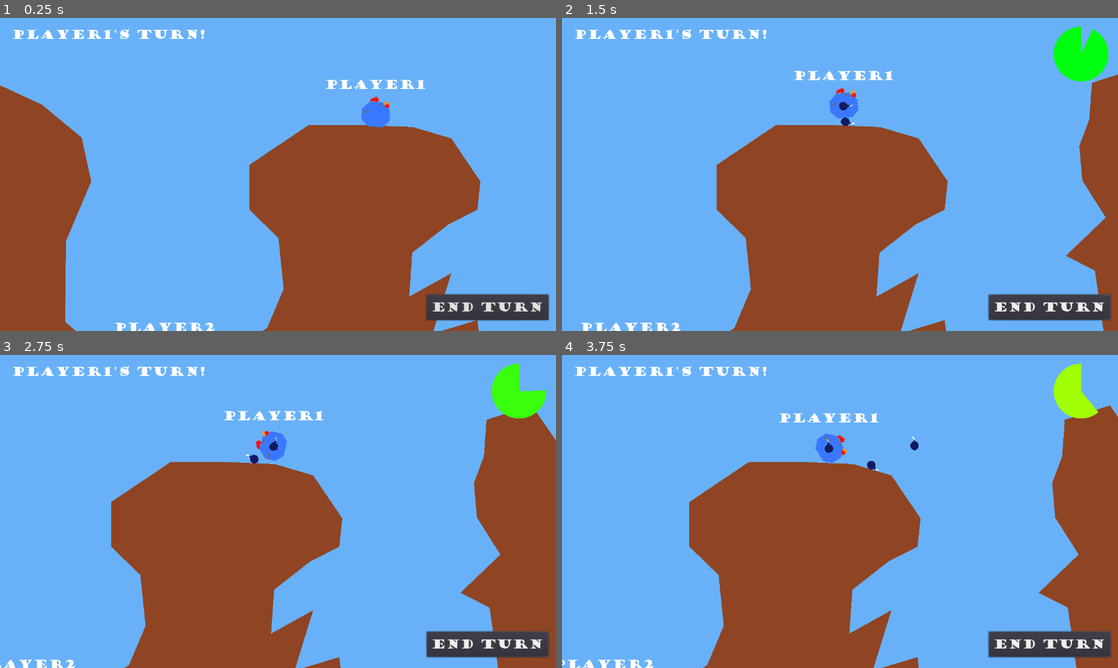
Above: before the commit, frames 1-4 (two rows, left to right).
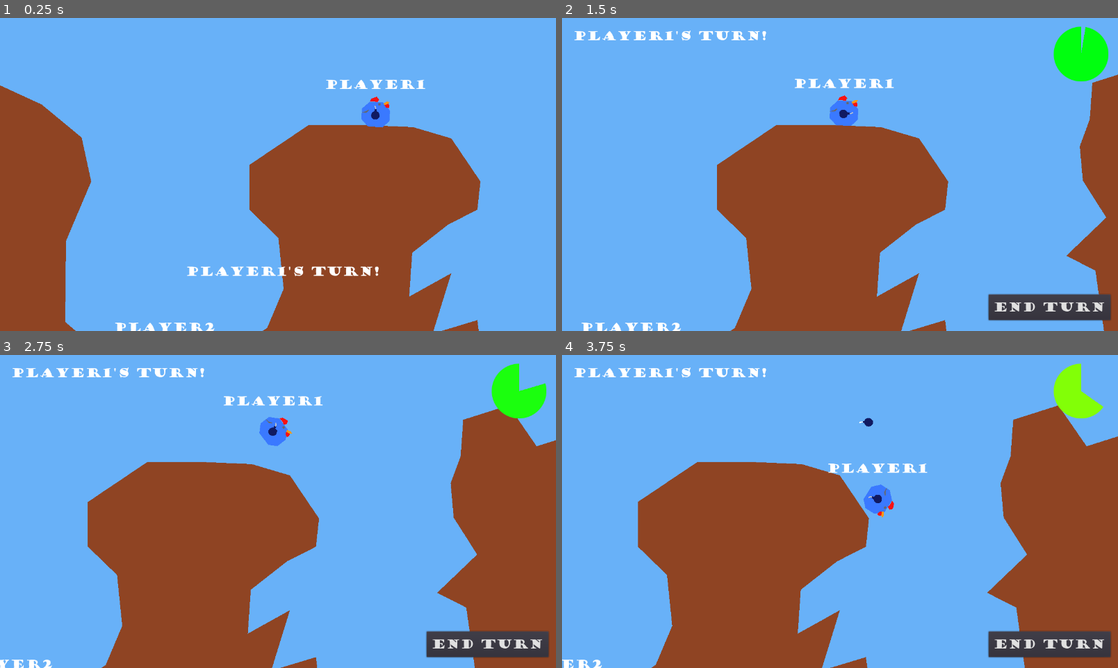
Above: after the commit, the same moments.

Repository: Athakaspen/NotWorms
Game: Godot game, scene res://MainScenes/Level.tscn
Two runs of this game, one before a commit and one after it. Both use one fixed random seed, a clock stepped at 60 frames per second and the inputs below.
Inputs (mouse positions are in pixels of both pictures, inside the frame that each line leads up to):
- Up to frame 1 (0.25 s): no input
- Up to frame 2 (1.5 s): click (1051, 305) at 0.5 s, where only the run before the commit has a clickable "End Turn"; click (845, 233) at 1.25 s, where only the run after the commit has a clickable "Ready!"
- Up to frame 3 (2.75 s): move the mouse to (400, 495) at 2.02 s; hold D (right) from 2.03 s (still down); tap Mouse wheel down (power_down) at 2.1 s; tap W (jump) at 2.27 s
- Up to frame 4 (3.75 s): move the mouse to (728, 527) at 2.77 s; release D (right) at 2.78 s; hold A (left) 2.78-3.53 s; tap Mouse wheel up (power_up) at 2.85 s; tap W (jump) at 3.02 s; move the mouse to (895, 442) at 3.52 s; press the mouse at (895, 442) at 3.53 s; hold D (right) from 3.53 s (still down)

The runs differ from the first frame. In frame 1, 3.0% of the frame differs, in the area x 2-99%, y 3-97%; in frame 2, 1.8%; in frame 3, 12%; in frame 4, 22%, in the area x 0-100%, y 2-100%.

Commit message:
Preturn done, feelin smooooth

Diff:
--- a/MainScenes/Level.tscn
+++ b/MainScenes/Level.tscn
@@ -46,7 +46,7 @@
 limit_left = 0
 limit_top = 0
 smoothing_enabled = true
-smoothing_speed = 2.0
+smoothing_speed = 3.0
 
 [node name="CanvasLayer" type="CanvasLayer" parent="."]
 
@@ -58,18 +58,48 @@
 "_edit_use_anchors_": false
 }
 
-[node name="Label" type="Label" parent="CanvasLayer/UIHolder"]
-margin_left = 27.0
-margin_top = 19.0
-margin_right = 462.0
-margin_bottom = 73.0
+[node name="Preturn" type="Control" parent="CanvasLayer/UIHolder"]
+margin_right = 40.0
+margin_bottom = 40.0
+
+[node name="TurnLabelCenter" type="Label" parent="CanvasLayer/UIHolder/Preturn"]
+margin_left = 428.0
+margin_top = 564.0
+margin_right = 875.0
+margin_bottom = 603.0
+custom_fonts/font = ExtResource( 5 )
+text = "Player1's Turn!"
+__meta__ = {
+"_edit_use_anchors_": false
+}
+
+[node name="ReadyButton" type="Button" parent="CanvasLayer/UIHolder/Preturn"]
+margin_left = 514.0
+margin_top = 448.0
+margin_right = 792.0
+margin_bottom = 541.0
+custom_fonts/font = ExtResource( 5 )
+text = "Ready!"
+
+[node name="Turn" type="Control" parent="CanvasLayer/UIHolder"]
+margin_right = 40.0
+margin_bottom = 40.0
+__meta__ = {
+"_edit_use_anchors_": false
+}
+
+[node name="TurnLabelCorner" type="Label" parent="CanvasLayer/UIHolder/Turn"]
+margin_left = 26.0
+margin_top = 22.0
+margin_right = 392.0
+margin_bottom = 67.0
 custom_fonts/font = ExtResource( 5 )
 text = "XXXX's Turn!"
 __meta__ = {
 "_edit_use_anchors_": false
 }
 
-[node name="TurnTimer" type="TextureProgress" parent="CanvasLayer/UIHolder"]
+[node name="TurnTimer" type="TextureProgress" parent="CanvasLayer/UIHolder/Turn"]
 margin_left = 1131.0
 margin_top = 19.0
 margin_right = 1259.0
@@ -85,7 +115,7 @@
 }
 TimeGradient = SubResource( 2 )
 
-[node name="EndTurnButton" type="Button" parent="CanvasLayer/UIHolder"]
+[node name="EndTurnButton" type="Button" parent="CanvasLayer/UIHolder/Turn"]
 margin_left = 982.0
 margin_top = 636.0
 margin_right = 1263.0
@@ -96,7 +126,8 @@
 "_edit_use_anchors_": false
 }
 
-[connection signal="pressed" from="CanvasLayer/UIHolder/EndTurnButton" to="CanvasLayer/UIHolder" method="_on_EndTurnButton_pressed"]
+[connection signal="pressed" from="CanvasLayer/UIHolder/Preturn/ReadyButton" to="CanvasLayer/UIHolder" method="_on_ReadyButton_pressed"]
+[connection signal="pressed" from="CanvasLayer/UIHolder/Turn/EndTurnButton" to="CanvasLayer/UIHolder" method="_on_EndTurnButton_pressed"]
 
 [editable path="TurnQueue/Player1"]
 [editable path="TurnQueue/Player1/PlayerBody"]
--- a/Scripts/Level.gd
+++ b/Scripts/Level.gd
@@ -21,8 +21,8 @@
 
 # Called every frame. 'delta' is the elapsed time since the previous frame.
 func _process(_delta):
-	update_camera(turn_queue.get_current_player().get_body())
-
+	update_camera(turn_queue.get_current_player().get_body(),
+		turn_queue.get_camera_mode())
 	update_UI()
 
 
@@ -30,11 +30,11 @@
 	UI.set_timer_progress(turn_queue.get_timer_progress())
 	UI.set_current_player_name(turn_queue.get_current_player().name)
 
-func update_camera(player):
-
-	# Camera follows player
-	#camera_target.global_position = player.global_position
-
-	# Camera sits between player and aim point
-	camera.global_position = \
-		(2*player.global_position + get_global_mouse_position()) / 3
+func update_camera(player, includeMouse := true):
+	if not includeMouse:
+		# Camera follows player
+		camera.global_position = player.global_position
+	else:
+		# Camera sits between player and aim point
+		camera.global_position = \
+			(2*player.global_position + get_global_mouse_position()) / 3
--- a/Scripts/MatchUI.gd
+++ b/Scripts/MatchUI.gd
@@ -1,8 +1,10 @@
 extends Control
 
-onready var turn_timer = $TurnTimer
+onready var turn_timer = $Turn/TurnTimer
 onready var level = $"../.."
 
+
+signal start_turn
 var cur_player : String
 
 # Called when the node enters the scene tree for the first time.
@@ -19,8 +21,24 @@
 
 func set_current_player_name(value:String):
 	cur_player = value
-	$Label.text = cur_player + "'s Turn!"
+	$Turn/TurnLabelCorner.text = cur_player + "'s Turn!"
+	$Preturn/TurnLabelCenter.text = cur_player + "'s Turn!"
 
+func init_preturn():
+	$Turn.visible = false
+	$Preturn.visible = true
+
+	# wait a sec before showing the ready button
+	$Preturn/ReadyButton.visible = false
+	yield(get_tree().create_timer(1.0), "timeout")
+	$Preturn/ReadyButton.visible = true
+
+func init_turn():
+	$Turn.visible = true
+	$Preturn.visible = false
 
 func _on_EndTurnButton_pressed():
 	level.turn_queue.end_turn()
+
+func _on_ReadyButton_pressed():
+	emit_signal("start_turn")
--- a/Scripts/Player.gd
+++ b/Scripts/Player.gd
@@ -14,13 +14,17 @@
 func _process(_delta):
 	$NametagPosition.position = $PlayerBody.position + Vector2.UP * 50
 
+# This function is called when the "Ready Up" screen shows,
+# before the actual turn begins. It's here to set up visuals mostly.
+func init_preturn():
+	player_body.init_preturn()
+
 func play_turn(turn_dur:float) -> void:
 	# print("It's %s's turn!" % name)
 
 	turn_timer.wait_time = turn_dur
 
-	# Set active player's body to active after a short delay
-	yield(get_tree().create_timer(1.0), "timeout")
+	# Set active player's body to active
 	player_body.set_turn_active(true);
 	turn_timer.start()
 
@@ -41,6 +45,9 @@
 	return player_body
 
 func get_timer_progress() -> float:
+	# Return 1 if the timer is stopped (hasn't started yet)
+	if turn_timer.is_stopped(): return 1.0
+	# else calcualte the value
 	return turn_timer.time_left/turn_timer.wait_time
 
 func _on_TurnTimer_timeout():
--- a/Scripts/PlayerBody.gd
+++ b/Scripts/PlayerBody.gd
@@ -18,6 +18,9 @@
 # Called when the node enters the scene tree for the first time.
 func _ready():
 	set_turn_active(false)
+
+func init_preturn():
+	$RotPoint.visible = true
 
 func set_turn_active(value:bool) -> void:
 	# Set to inactive
--- a/Scripts/TurnQueue.gd
+++ b/Scripts/TurnQueue.gd
@@ -3,6 +3,18 @@
 class_name TurnQueue
 
 export(float) var turnDuration = 7.0
+
+enum State {
+	INIT,
+	PRETURN,
+	TURN,
+	POSTTURN
+}
+var STATE = State.INIT
+
+# reference to parent
+# not sure if this is really necessary
+onready var level = $".."
 
 var active_player : Player
 
@@ -12,9 +24,18 @@
 
 func main_loop():
 	while true:
+		STATE = State.PRETURN
+		yield(init_preturn(), "completed")
+		STATE = State.TURN
 		yield(play_turn(), "completed")
 
+func init_preturn():
+	active_player.init_preturn()
+	level.UI.init_preturn()
+	yield(level.UI, "start_turn")
+
 func play_turn():
+	level.UI.init_turn()
 	yield(active_player.play_turn(turnDuration), "completed")
 	var new_index : int = (active_player.get_index() + 1) % get_child_count()
 	active_player = get_child(new_index)
@@ -25,6 +46,13 @@
 func get_timer_progress() -> float:
 	return active_player.get_timer_progress()
 
+# Badly named function. true means to include the mouse
+# position in camera position, false means base cam position
+# only on player position. Very confusing.
+func get_camera_mode() -> bool:
+	# Only return false in PRETURN state
+	return STATE != State.PRETURN
+
 func end_turn() -> void:
 	print("Turn ended by external caller")
 	active_player.end_turn()
